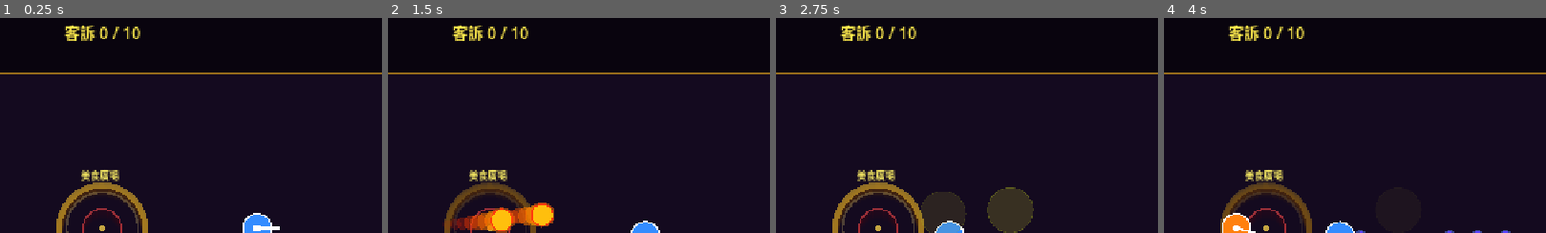
Above: before the commit, frames 1-4 (left to right).
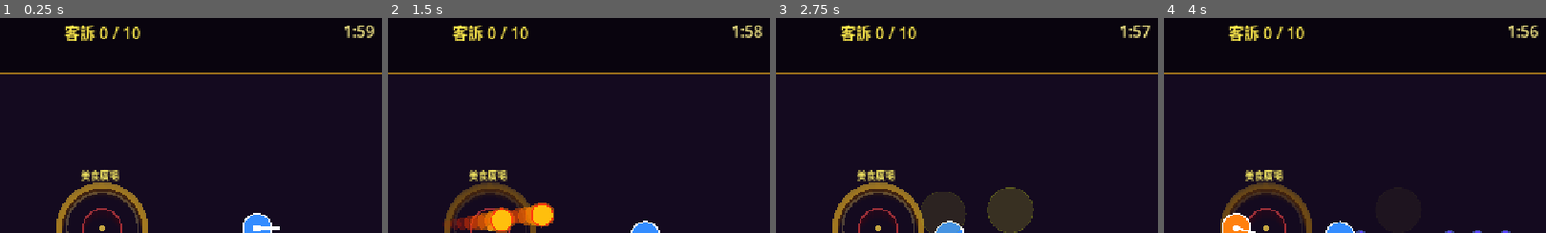
Above: after the commit, the same moments.

Repository: WatsonChen/chaotic-night-market-v2
Game: Godot game, scene res://scenes/main.tscn
Same seed, same stepped clock (60 frames per second), same inputs: the game is played once before the commit and once after it.
Inputs (mouse positions are % of the whole screen's width and height, from its top left):
- Up to frame 1 (0.25 s): no input
- Up to frame 2 (1.5 s): tap Enter at 0.5 s; move the mouse to (72, 45) at 0.52 s; press the mouse at (72, 45) at 0.53 s; hold D (p1_right) 0.53-1.28 s; move the mouse to (30, 55) at 1.27 s; release the mouse at (30, 55) at 1.28 s; hold S (p1_down) from 1.28 s (still down); tap K (p2_down) at 1.35 s
- Up to frame 3 (2.75 s): move the mouse to (60, 28) at 2.02 s; release S (p1_down) at 2.03 s; hold D (p1_right) from 2.03 s (still down); hold J (p2_left) from 2.03 s (still down)
- Up to frame 4 (4 s): move the mouse to (45, 70) at 2.77 s; release D (p1_right) at 2.78 s; release J (p2_left) at 2.78 s; hold W (p1_up) 2.78-3.53 s; tap L (p2_right) at 2.85 s; move the mouse to (80, 65) at 3.52 s; hold A (p1_left) from 3.53 s (still down); hold Space (p2_shoot) from 3.53 s (still down)
The pictures show only the part of the screen within x 37-87%, y 1-51%; the shares and areas given below are measured in that part.

The runs differ from the first frame. In frame 1, 0.3% of the frame differs, in the area x 90-98%, y 3-10%; in frame 2, 0.3%; in frame 3, 0.2%; in frame 4, 0.3%.

Commit message:
加入勝利條件：撐過2分鐘獲勝；分離危險（紅）與衝刺（黃）視覺語意
- 新增 2 分鐘倒數計時器（右上角，MM:SS 格式）
- 勝利畫面：撐過時間顯示本場客訴數 + 重新開始按鈕
- 最後 30 秒：計時器改黃↔橘閃爍、顯示「快了！撐住！」、畫面亮度 pulse
- 客訴 >= 8：四邊緣紅色 vignette 脈動（與衝刺效果獨立疊加）
- 所有視覺參數做成 export var（顏色、透明度、頻率）

Co-Authored-By: Claude Sonnet 4.6 <noreply@anthropic.com>

Diff:
--- a/scripts/main.gd
+++ b/scripts/main.gd
@@ -127,6 +127,28 @@
 @export var comeback_spawn_pause: float = 2.0
 @export var comeback_cooldown: float = 10.0
 
+@export_group("Victory Timer")
+@export var game_duration: float = 120.0         # ← 遊戲總時長（秒）
+@export var warning_time: float = 30.0           # ← 最後幾秒進入警告狀態
+@export var warning_shake_strength: float = 2.0  # ← 警告期間每次震動強度
+@export var warning_shake_interval: float = 3.5  # ← 震動間隔（秒）
+
+@export_group("Danger Vignette")
+@export var vignette_danger_color: Color = Color(1.0, 0.06, 0.06)  # ← 邊緣紅色
+@export var vignette_edge_size: float = 90.0                        # ← 邊緣厚度（px）
+@export var vignette_pulse_speed: float = 8.0                       # ← 閃爍頻率（Hz）
+@export var vignette_pulse_alpha_max: float = 0.30                  # ← 最深透明度
+@export var vignette_pulse_alpha_min: float = 0.10                  # ← 最淺透明度
+
+@export_group("Sprint Visual")
+@export var sprint_timer_color: Color = Color(1.0, 0.82, 0.18)      # ← 衝刺計時器主色（黃）
+@export var sprint_timer_flash_color: Color = Color(1.0, 0.52, 0.10) # ← 閃爍偏橘色
+@export var sprint_timer_blink_speed: float = 2.8                   # ← 計時器閃爍頻率（Hz）
+@export var sprint_brightness_color: Color = Color(1.0, 0.97, 0.68)  # ← 畫面亮度 pulse 顏色
+@export var sprint_brightness_alpha_max: float = 0.07               # ← pulse 最高透明度
+@export var sprint_brightness_speed: float = 3.0                    # ← pulse 頻率（Hz）
+@export var sprint_label_text: String = "快了！撐住！"               # ← 提示文字
+
 var complaint_count: int = 0
 var wave_count: int = 0
 var is_game_over: bool = false
@@ -167,6 +189,22 @@
 var _comeback_notice_tween: Tween
 var _complaint_bump_tween: Tween
 
+var _time_left: float = 0.0
+var _next_warning_shake: float = 0.0
+var timer_label: Label
+var win_panel: Panel
+var win_final_label: Label
+
+# 危險 vignette（4 邊緣 ColorRect）
+var vignette_top: ColorRect
+var vignette_bottom: ColorRect
+var vignette_left: ColorRect
+var vignette_right: ColorRect
+
+# 衝刺效果
+var sprint_overlay: ColorRect
+var sprint_label: Label
+
 @onready var world_node: Node2D = $World
 @onready var food_court = $World/FoodCourt
 @onready var players_node: Node2D = $World/Players
@@ -181,6 +219,8 @@
 	_setup_ui()
 	_spawn_players()
 	_reset_spawn_timers()
+	_time_left = game_duration
+	_next_warning_shake = warning_shake_interval
 	_sync_tension_feedback()
 	queue_redraw()
 
@@ -194,6 +234,9 @@
 	if is_game_over:
 		return
 
+	_update_victory_timer(delta)
+	_update_danger_vignette(delta)
+	_update_sprint_visual(delta)
 	_comeback_cooldown_left = max(_comeback_cooldown_left - delta, 0.0)
 
 	if _spawn_pause_timer > 0.0:
@@ -798,8 +841,90 @@
 
 	is_game_over = true
 	Engine.time_scale = 1.0
+	_clear_state_overlays()
 	final_label.text = "共 %d 次客訴\n撐到第 %d 波" % [complaint_count, wave_count]
 	game_over_panel.show()
+
+
+func _update_victory_timer(delta: float) -> void:
+	_time_left = max(_time_left - delta, 0.0)
+
+	var mins = int(_time_left) / 60
+	var secs = int(_time_left) % 60
+	timer_label.text = "%d:%02d" % [mins, secs]
+
+	if _time_left <= warning_time:
+		# 顏色由 _update_sprint_visual() 負責，這裡只處理震動
+		_next_warning_shake -= delta
+		if _next_warning_shake <= 0.0:
+			_next_warning_shake = warning_shake_interval
+			_add_shake(warning_shake_strength)
+	else:
+		timer_label.add_theme_color_override("font_color", Color(1.0, 0.95, 0.55))
+
+	if _time_left <= 0.0:
+		_trigger_win()
+
+
+func _trigger_win() -> void:
+	if is_game_over:
+		return
+
+	is_game_over = true
+	Engine.time_scale = 1.0
+	_clear_state_overlays()
+	win_final_label.text = "本場客訴：%d 次" % complaint_count
+	win_panel.show()
+
+
+func _update_danger_vignette(delta: float) -> void:
+	var target_alpha: float = 0.0
+	if complaint_count >= stage3_threshold:
+		var pulse = 0.5 + 0.5 * sin(_feedback_time * vignette_pulse_speed)
+		target_alpha = lerp(vignette_pulse_alpha_min, vignette_pulse_alpha_max, pulse)
+
+	var new_alpha = lerp(vignette_top.color.a, target_alpha, 6.0 * delta)
+	_set_vignette_alpha(new_alpha)
+
+
+func _set_vignette_alpha(alpha: float) -> void:
+	var c = Color(vignette_danger_color.r, vignette_danger_color.g, vignette_danger_color.b, alpha)
+	vignette_top.color    = c
+	vignette_bottom.color = c
+	vignette_left.color   = c
+	vignette_right.color  = c
+
+
+func _update_sprint_visual(delta: float) -> void:
+	var in_sprint = _time_left > 0.0 and _time_left <= warning_time
+
+	# ── 計時器閃爍顏色（黃↔橘，不用紅色）────────────────
+	if in_sprint:
+		var blink = 0.5 + 0.5 * sin(_feedback_time * sprint_timer_blink_speed)
+		var col = sprint_timer_color.lerp(sprint_timer_flash_color, blink)
+		timer_label.add_theme_color_override("font_color", col)
+
+	# ── 畫面整體亮度 pulse ────────────────────────────────
+	var target_alpha: float = 0.0
+	if in_sprint:
+		target_alpha = sprint_brightness_alpha_max * (0.5 + 0.5 * sin(_feedback_time * sprint_brightness_speed))
+	var new_alpha = lerp(sprint_overlay.color.a, target_alpha, 7.0 * delta)
+	sprint_overlay.color = Color(sprint_brightness_color.r, sprint_brightness_color.g, sprint_brightness_color.b, new_alpha)
+
+	# ── 衝刺提示文字（緩入緩出）──────────────────────────
+	var label_target: float = 0.0
+	if in_sprint:
+		label_target = 0.72 + 0.28 * sin(_feedback_time * sprint_timer_blink_speed * 0.5)
+	var new_label_a = lerp(sprint_label.modulate.a, label_target, 4.5 * delta)
+	sprint_label.modulate = Color(1.0, 1.0, 1.0, new_label_a)
+	sprint_label.visible  = new_label_a > 0.005
+
+
+func _clear_state_overlays() -> void:
+	_set_vignette_alpha(0.0)
+	sprint_overlay.color    = Color(sprint_brightness_color.r, sprint_brightness_color.g, sprint_brightness_color.b, 0.0)
+	sprint_label.modulate   = Color(1.0, 1.0, 1.0, 0.0)
+	sprint_label.visible    = false
 
 
 func _draw() -> void:
@@ -970,3 +1095,98 @@
 	btn.add_theme_font_size_override("font_size", 22)
 	btn.pressed.connect(_on_restart_pressed)
 	vbox.add_child(btn)
+
+	# ── 倒數計時器（右上角）────────────────────────────
+	timer_label = Label.new()
+	timer_label.text = "%d:%02d" % [int(game_duration) / 60, int(game_duration) % 60]
+	timer_label.position = Vector2(990, 12)
+	timer_label.size = Vector2(160, 44)
+	timer_label.pivot_offset = Vector2(80, 22)
+	timer_label.horizontal_alignment = HORIZONTAL_ALIGNMENT_CENTER
+	timer_label.add_theme_font_size_override("font_size", 26)
+	timer_label.add_theme_color_override("font_color", Color(1.0, 0.95, 0.55))
+	ui_layer.add_child(timer_label)
+
+	# ── 勝利面板 ────────────────────────────────────────
+	win_panel = Panel.new()
+	win_panel.position = Vector2(390, 185)
+	win_panel.size = Vector2(500, 350)
+	win_panel.hide()
+	ui_layer.add_child(win_panel)
+
+	var win_vbox = VBoxContainer.new()
+	win_vbox.set_anchors_preset(Control.PRESET_FULL_RECT)
+	win_vbox.add_theme_constant_override("separation", 20)
+	win_vbox.alignment = BoxContainer.ALIGNMENT_CENTER
+	win_panel.add_child(win_vbox)
+
+	var win_title = Label.new()
+	win_title.text = "撐過 2 分鐘！"
+	win_title.horizontal_alignment = HORIZONTAL_ALIGNMENT_CENTER
+	win_title.add_theme_font_size_override("font_size", 40)
+	win_title.add_theme_color_override("font_color", Color(1.0, 0.90, 0.25))
+	win_vbox.add_child(win_title)
+
+	win_final_label = Label.new()
+	win_final_label.horizontal_alignment = HORIZONTAL_ALIGNMENT_CENTER
+	win_final_label.add_theme_font_size_override("font_size", 22)
+	win_final_label.add_theme_color_override("font_color", Color(0.9, 0.9, 0.9))
+	win_vbox.add_child(win_final_label)
+
+	var win_btn = Button.new()
+	win_btn.text = "重新開始"
+	win_btn.add_theme_font_size_override("font_size", 22)
+	win_btn.pressed.connect(_on_restart_pressed)
+	win_vbox.add_child(win_btn)
+
+	# ── 危險 vignette（4 邊緣色塊，初始透明）──────────────
+	var edge = vignette_edge_size
+	var base_vc = Color(vignette_danger_color.r, vignette_danger_color.g, vignette_danger_color.b, 0.0)
+
+	vignette_top = ColorRect.new()
+	vignette_top.position = Vector2(0.0, 0.0)
+	vignette_top.size = Vector2(1280.0, edge)
+	vignette_top.color = base_vc
+	vignette_top.mouse_filter = Control.MOUSE_FILTER_IGNORE
+	ui_layer.add_child(vignette_top)
+
+	vignette_bottom = ColorRect.new()
+	vignette_bottom.position = Vector2(0.0, 720.0 - edge)
+	vignette_bottom.size = Vector2(1280.0, edge)
+	vignette_bottom.color = base_vc
+	vignette_bottom.mouse_filter = Control.MOUSE_FILTER_IGNORE
+	ui_layer.add_child(vignette_bottom)
+
+	vignette_left = ColorRect.new()
+	vignette_left.position = Vector2(0.0, 0.0)
+	vignette_left.size = Vector2(edge, 720.0)
+	vignette_left.color = base_vc
+	vignette_left.mouse_filter = Control.MOUSE_FILTER_IGNORE
+	ui_layer.add_child(vignette_left)
+
+	vignette_right = ColorRect.new()
+	vignette_right.position = Vector2(1280.0 - edge, 0.0)
+	vignette_right.size = Vector2(edge, 720.0)
+	vignette_right.color = base_vc
+	vignette_right.mouse_filter = Control.MOUSE_FILTER_IGNORE
+	ui_layer.add_child(vignette_right)
+
+	# ── 衝刺亮度 pulse overlay ─────────────────────────────
+	sprint_overlay = ColorRect.new()
+	sprint_overlay.set_anchors_preset(Control.PRESET_FULL_RECT)
+	sprint_overlay.color = Color(sprint_brightness_color.r, sprint_brightness_color.g, sprint_brightness_color.b, 0.0)
+	sprint_overlay.mouse_filter = Control.MOUSE_FILTER_IGNORE
+	ui_layer.add_child(sprint_overlay)
+
+	# ── 衝刺提示文字 ──────────────────────────────────────
+	sprint_label = Label.new()
+	sprint_label.text = sprint_label_text
+	sprint_label.position = Vector2(440.0, 60.0)
+	sprint_label.size = Vector2(400.0, 50.0)
+	sprint_label.pivot_offset = Vector2(200.0, 25.0)
+	sprint_label.horizontal_alignment = HORIZONTAL_ALIGNMENT_CENTER
+	sprint_label.add_theme_font_size_override("font_size", 36)
+	sprint_label.add_theme_color_override("font_color", Color(1.0, 0.88, 0.22))
+	sprint_label.modulate = Color(1.0, 1.0, 1.0, 0.0)
+	sprint_label.visible = false
+	ui_layer.add_child(sprint_label)
